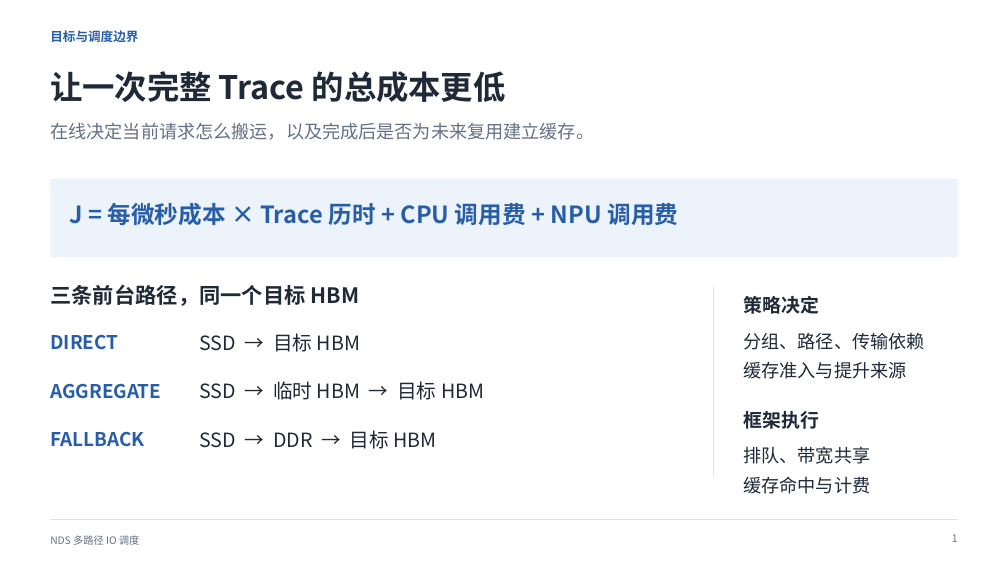
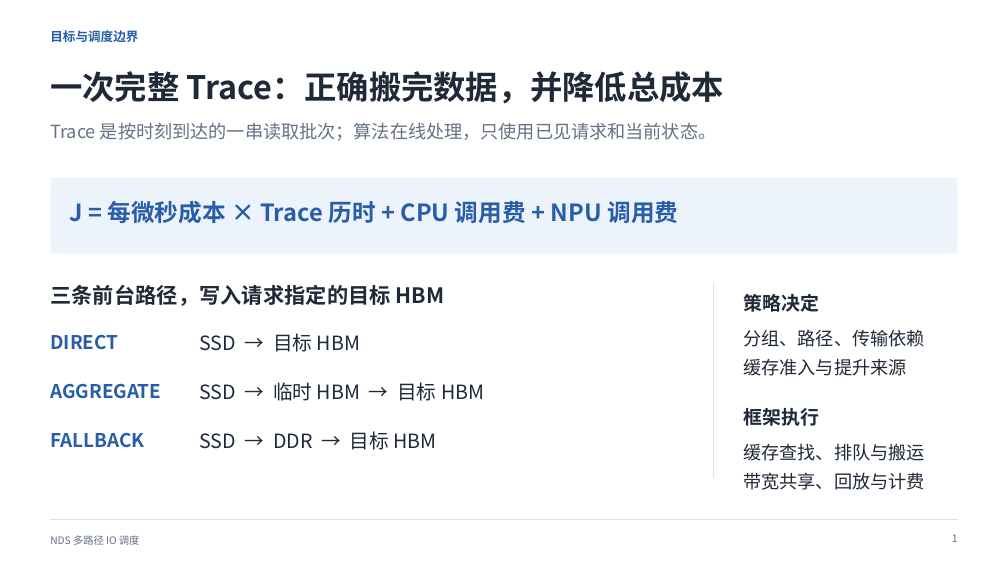
Before and after one commit to dpj135/hackathon, a slide deck: slide 2 of submissions/kaisennhu/07_答辩PPT/答辩介绍.pptx (slide 1 before the commit). Drawn at 1008x567 pixels with LibreOffice and Linux fonts; fonts in the diff are those of the drawing. Boxes give left, top, right and bottom in pixels: in the first picture for what was removed or moved away, otherwise in the second. Text is boxed around its words. In the diff, an @@ line names an element or a change of style, - is before the commit and + after.

```diff
--- a/submissions/kaisennhu/07_答辩PPT/答辩介绍.pptx
+++ b/submissions/kaisennhu/07_答辩PPT/答辩介绍.pptx
@@ text at box(50, 71, 724, 104): text changed @@
-让一次完整 Trace 的总成本更低
+一次完整 Trace：正确搬完数据，并降低总成本
@@ text at box(50, 122, 716, 141): text changed @@
-在线决定当前请求怎么搬运，以及完成后是否为未来复用建立缓存。
+Trace 是按时刻到达的一串读取批次；算法在线处理，只使用已见请求和当前状态。
@@ rectangle: place and size @@
-rectangle at box(51, 178, 958, 257)
+rectangle at box(51, 178, 958, 253)
@@ text at box(50, 284, 445, 306): text changed @@
-三条前台路径，同一个目标 HBM
+三条前台路径，写入请求指定的目标 HBM
@@ text at box(743, 443, 924, 490): text changed @@
-排队、带宽共享
-缓存命中与计费
+缓存查找、排队与搬运
+带宽共享、回放与计费
```
Also in this commit, not shown: 1 other slide changed, 10 slides added, 7 slides removed, 6 other files.
